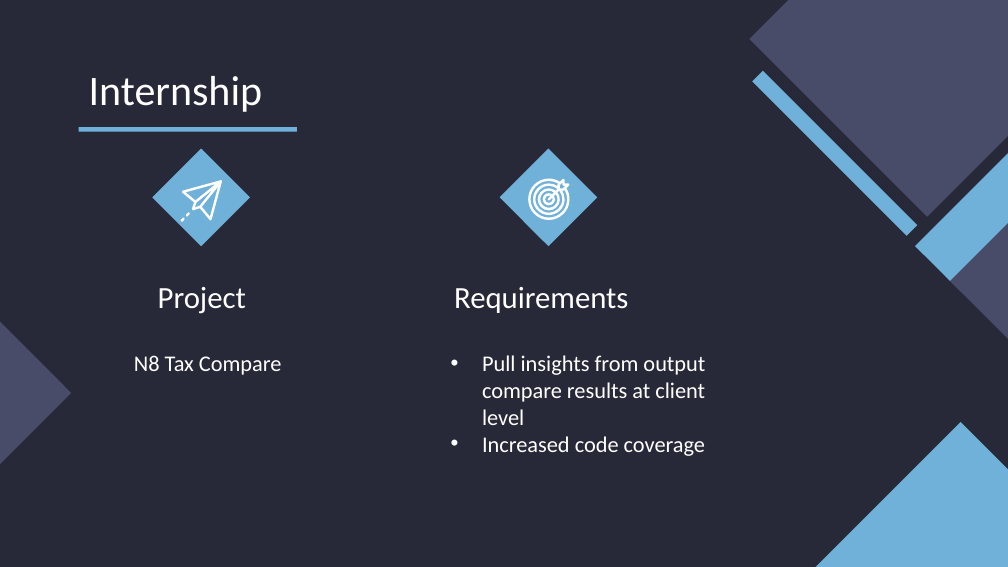
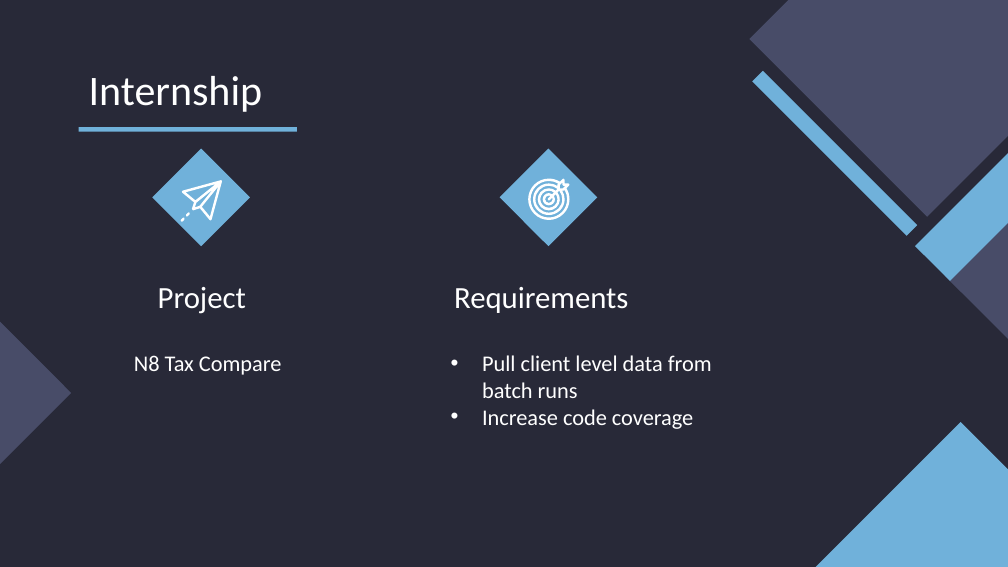
Before and after one commit to mehar-srinivas-chowdari/git-learning, a slide deck: slide 3 of Internship.pptx. Drawn at 1008x567 pixels with LibreOffice and Linux fonts; fonts in the diff are those of the drawing. Boxes give left, top, right and bottom in pixels: in the first picture for what was removed or moved away, otherwise in the second. Text is boxed around its words. In the diff, an @@ line names an element or a change of style, - is before the commit and + after.

```diff
--- a/Internship.pptx
+++ b/Internship.pptx
@@ subtitle at [482,355,712,429]: text changed @@
-• Pull insights from output compare results at client level
-• Increased code coverage
+• Pull client level data from batch runs
+• Increase code coverage
```
Also in this commit, not shown: 6 other slides changed, 5 slides added.
